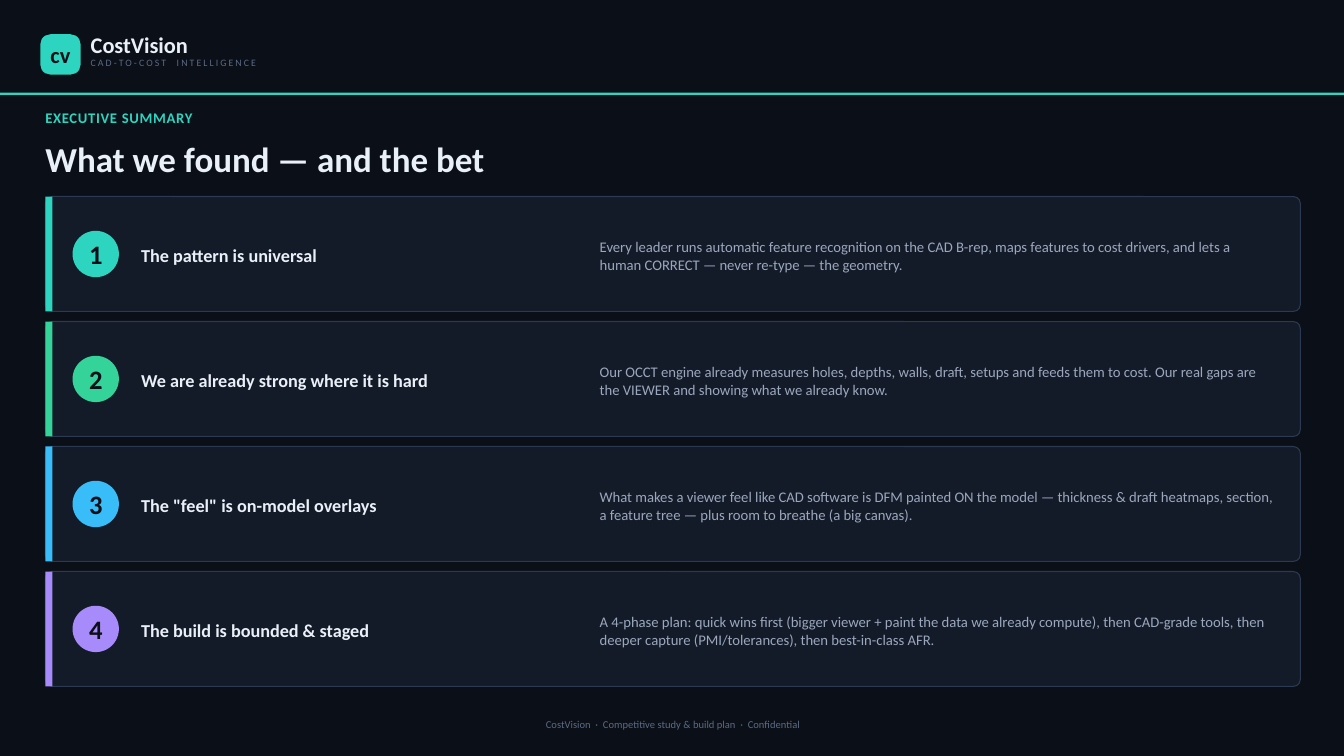
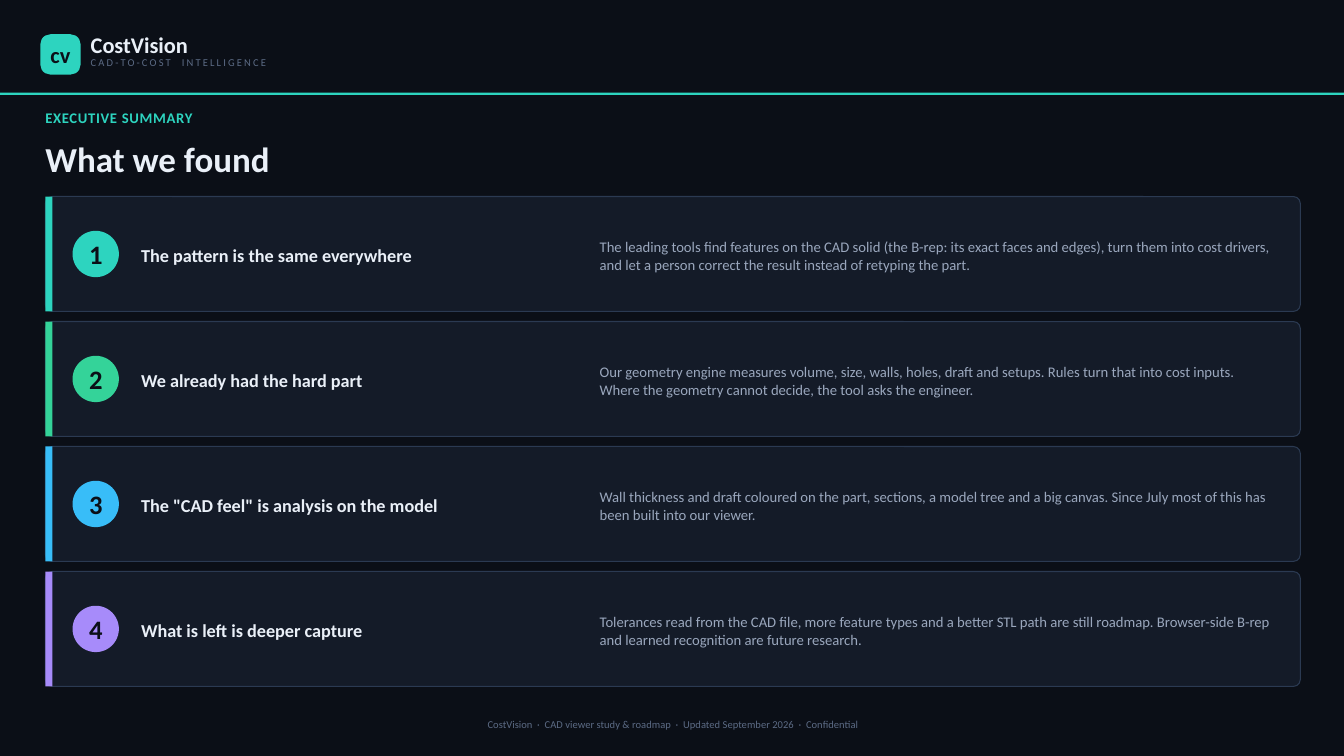
Before and after one commit to bhosaleavinash546/leamington-marathi, a slide deck: slide 2 of CostVision-3D-CAD-Viewer-Study-and-Roadmap.pptx. Drawn at 1344x756 pixels with LibreOffice and Linux fonts; fonts in the diff are those of the drawing. Boxes give left, top, right and bottom in pixels: in the first picture for what was removed or moved away, otherwise in the second. Text is boxed around its words. In the diff, an @@ line names an element or a change of style, - is before the commit and + after.

```diff
--- a/CostVision-3D-CAD-Viewer-Study-and-Roadmap.pptx
+++ b/CostVision-3D-CAD-Viewer-Study-and-Roadmap.pptx
@@ text "CAD-TO-COST INTELLIGENCE" at bbox=[91, 59, 266, 66]: size 7 to 7.5 pt @@
@@ text at bbox=[45, 147, 270, 173]: text changed @@
-What we found — and the bet
+What we found
@@ text at bbox=[141, 249, 412, 265]: text changed @@
-The pattern is universal
+The pattern is the same everywhere
@@ text at bbox=[600, 241, 1269, 273]: text changed @@
-Every leader runs automatic feature recognition on the CAD B-rep, maps features to cost drivers, and lets a human CORRECT — never re-type — the geometry.
+The leading tools find features on the CAD solid (the B-rep: its exact faces and edges), turn them into cost drivers, and let a person correct the result instead of retyping the part.
@@ text at bbox=[141, 374, 362, 390]: text changed @@
-We are already strong where it is hard
+We already had the hard part
@@ text at bbox=[600, 367, 1234, 398]: text changed @@
-Our OCCT engine already measures holes, depths, walls, draft, setups and feeds them to cost. Our real gaps are the VIEWER and showing what we already know.
+Our geometry engine measures volume, size, walls, holes, draft and setups. Rules turn that into cost inputs. Where the geometry cannot decide, the tool asks the engineer.
@@ text at bbox=[141, 499, 438, 515]: text changed @@
-The "feel" is on-model overlays
+The "CAD feel" is analysis on the model
@@ text at bbox=[600, 492, 1265, 520]: text changed @@
-What makes a viewer feel like CAD software is DFM painted ON the model — thickness & draft heatmaps, section, a feature tree — plus room to breathe (a big canvas).
+Wall thickness and draft coloured on the part, sections, a model tree and a big canvas. Since July most of this has been built into our viewer.
@@ text at bbox=[141, 624, 363, 640]: text changed @@
-The build is bounded & staged
+What is left is deeper capture
@@ text at bbox=[600, 617, 1269, 648]: text changed @@
-A 4-phase plan: quick wins first (bigger viewer + paint the data we already compute), then CAD-grade tools, then deeper capture (PMI/tolerances), then best-in-class AFR.
+Tolerances read from the CAD file, more feature types and a better STL path are still roadmap. Browser-side B-rep and learned recognition are future research.
@@ text at bbox=[488, 721, 858, 730]: text changed @@
-CostVision · Competitive study & build plan · Confidential
+CostVision · CAD viewer study & roadmap · Updated September 2026 · Confidential
```
Also in this commit, not shown: 14 other slides changed, 1 slide added, 1 slide removed, 1 other file.
